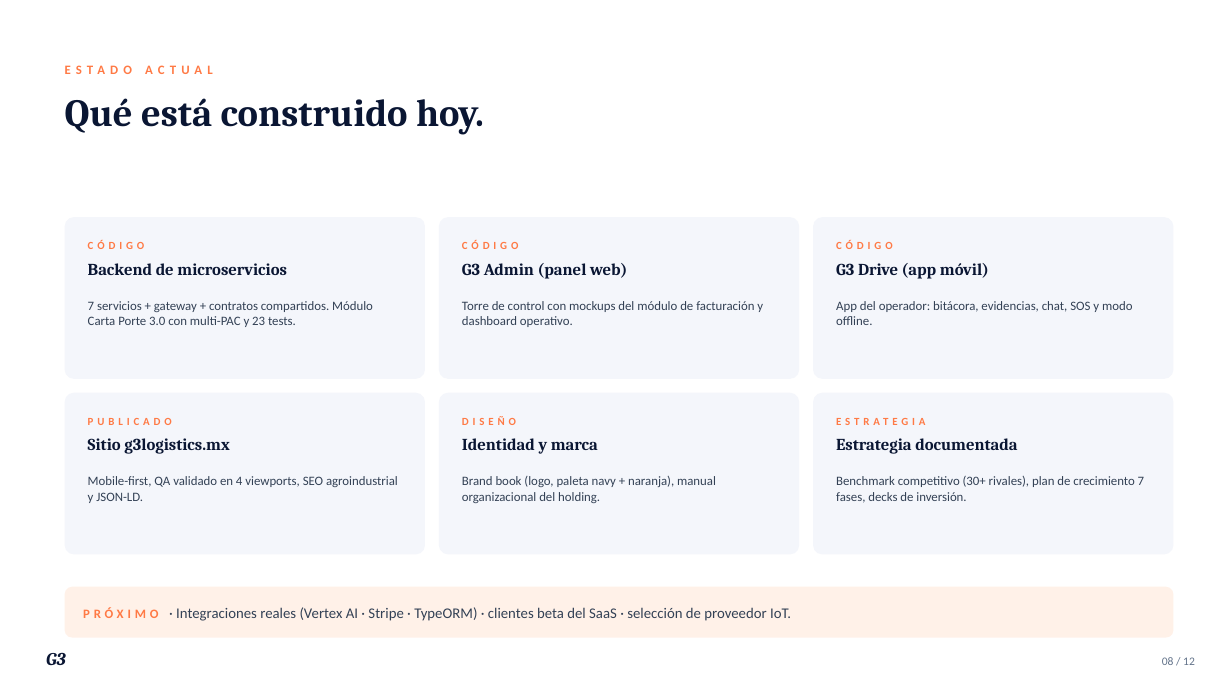
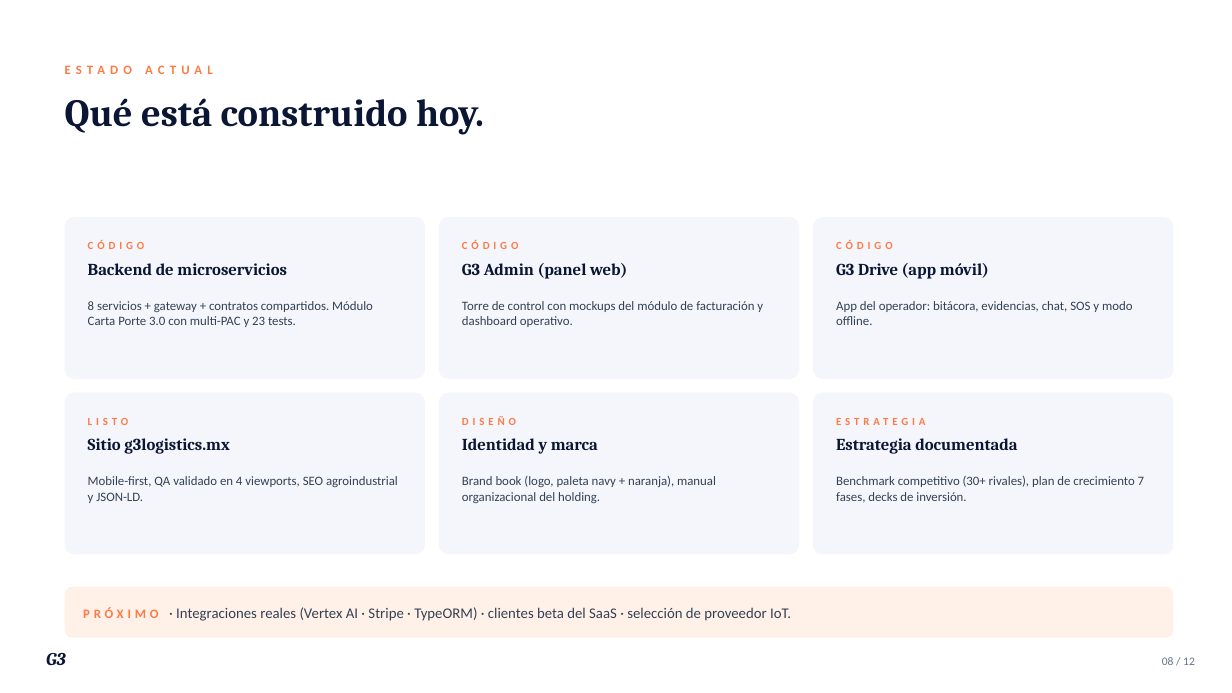
Before and after one commit to EduardoGamboaB/Mobile, a slide deck: slide 8 of docs/overview/G3-Proyecto-Overview.pptx. Drawn at 1232x693 pixels with LibreOffice and Linux fonts; fonts in the diff are those of the drawing. Boxes give left, top, right and bottom in pixels: in the first picture for what was removed or moved away, otherwise in the second. Text is boxed around its words. In the diff, an @@ line names an element or a change of style, - is before the commit and + after.

```diff
--- a/docs/overview/G3-Proyecto-Overview.pptx
+++ b/docs/overview/G3-Proyecto-Overview.pptx
@@ text at (x1=88, y1=301, x2=373, y2=327): text changed @@
-7 servicios + gateway + contratos compartidos. Módulo Carta Porte 3.0 con multi-PAC y 23 tests.
+8 servicios + gateway + contratos compartidos. Módulo Carta Porte 3.0 con multi-PAC y 23 tests.
@@ text at (x1=88, y1=418, x2=128, y2=425): text changed @@
-PUBLICADO
+LISTO
```
Also in this commit, not shown: 4 other slides changed, 10 other files.
